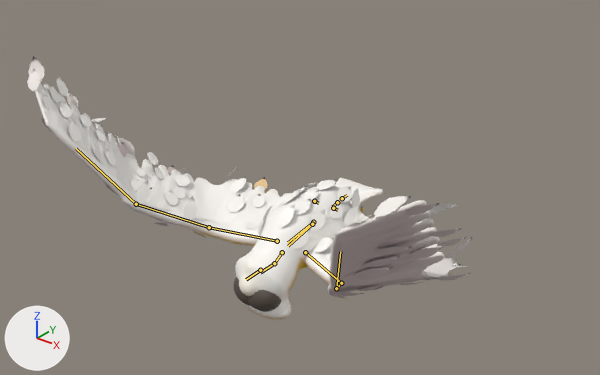
An edit to the glTF model game/art/models/barn_owl.glb, drawn before and after from the same camera.
The view is the same before and after, from a 50 mm camera at (0.824, -1.069, 1.271) aimed at (0.012, -0.055, 0.642). The axes (+X, +Y, +Z) are drawn at lower left. The lights are the same throughout. The older version comes first. Both versions are drawn at frame 10 of the action 'fidget'; the numbers are the values there. The bones that bend it are drawn over the model as lines.

Objects in the first picture: 'barn_owl_movie'.
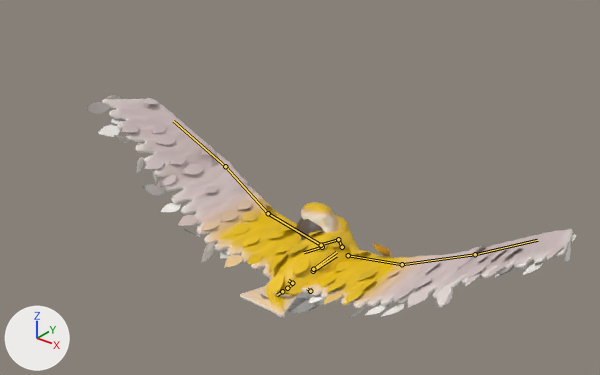
Boxes [x1, y1, x2, y2] around the edits, measured in the pictures (600 x 375 px):
```json
{"object": "barn_owl_movie", "change": "posed", "before": [27, 56, 472, 319], "after": [85, 96, 576, 318], "on screen": "10% wider, 16% shorter"}
{"bone": "root", "before": "(313, 222) to (288, 242)", "after": "(313, 271) to (336, 255)"}
{"bone": "neck", "before": "(282, 252) to (274, 263)", "after": "(342, 247) to (338, 239)"}
{"bone": "head", "before": "(274, 263) to (260, 272)", "after": "(338, 239) to (321, 244)"}
{"bone": "wing_upper.L", "before": "(277, 241) to (209, 227)", "after": "(321, 245) to (268, 213)"}
{"bone": "wing_lower.L", "before": "(209, 227) to (136, 204)", "after": "(268, 213) to (225, 166)"}
{"bone": "wing_hand.L", "before": "(136, 204) to (76, 148)", "after": "(225, 166) to (173, 121)"}
{"bone": "wing_upper.R", "before": "(305, 252) to (341, 283)", "after": "(348, 255) to (402, 264)"}
{"bone": "wing_lower.R", "before": "(341, 283) to (336, 288)", "after": "(402, 264) to (475, 254)"}
{"bone": "wing_hand.R", "before": "(336, 288) to (340, 251)", "after": "(475, 254) to (537, 240)"}
```

Scene script edits in JSON lines:
```json
{"block": "bone_root", "where": "bone_root = bpy.data.objects['barn_owl_rig'].pose.bones['root']"}
{"op": "set", "path": "bone_root.location", "old": "(0.0, 0.0, 0.097)", "new": "(0.0, 0.0, -0.008)"}
{"op": "set", "path": "bone_root.rotation_quaternion", "old": "(0.07, -0.987, 0.0, 0.0)", "new": "(1.0, 0.0, 0.0, 0.0)", "note": "degrees (-172, 0, 0) -> degrees (0, 0, 0)"}
{"block": "bone_neck", "where": "bone_neck = bpy.data.objects['barn_owl_rig'].pose.bones['neck']  # child of 'chest'"}
{"op": "set", "path": "bone_neck.rotation_quaternion", "old": "(0.994, 0.112, 0.0, 0.0)", "new": "(0.9, 0.011, 0.005, 0.435)", "note": "degrees (13, 0, 0) -> degrees (1, 0, 52)"}
{"block": "bone_head", "where": "bone_head = bpy.data.objects['barn_owl_rig'].pose.bones['head']  # child of 'neck'"}
{"op": "set", "path": "bone_head.rotation_quaternion", "old": "(1.0, -0.012, 0.0, 0.0)", "new": "(0.66, -0.008, -0.009, 0.751)", "note": "degrees (-1, 0, 0) -> degrees (-1, 0, 97)"}
{"block": "bone_wing_upper_l", "where": "bone_wing_upper_l = bpy.data.objects['barn_owl_rig'].pose.bones['wing_upper.L']  # child of 'chest'"}
{"op": "set", "path": "bone_wing_upper_l.rotation_quaternion", "old": "(0.966, -0.08, 0.02, -0.246)", "new": "(0.994, 0.112, 0.0, 0.0)", "note": "degrees (-9, 0, -29) -> degrees (13, 0, 0)"}
{"block": "bone_wing_lower_l", "where": "bone_wing_lower_l = bpy.data.objects['barn_owl_rig'].pose.bones['wing_lower.L']  # child of 'wing_upper.L'"}
{"op": "set", "path": "bone_wing_lower_l.rotation_quaternion", "old": "(0.962, -0.231, 0.035, -0.145)", "new": "(0.994, 0.105, 0.0, 0.0)", "note": "degrees (-27, 0, -17) -> degrees (12, 0, 0)"}
{"block": "bone_wing_hand_l", "where": "bone_wing_hand_l = bpy.data.objects['barn_owl_rig'].pose.bones['wing_hand.L']  # child of 'wing_lower.L'"}
{"op": "set", "path": "bone_wing_hand_l.rotation_quaternion", "old": "(0.977, -0.187, 0.019, -0.098)", "new": "(0.995, 0.1, 0.0, 0.0)", "note": "degrees (-22, 0, -11) -> degrees (12, 0, 0)"}
{"block": "bone_wing_upper_r", "where": "bone_wing_upper_r = bpy.data.objects['barn_owl_rig'].pose.bones['wing_upper.R']  # child of 'chest'"}
{"op": "set", "path": "bone_wing_upper_r.rotation_quaternion", "old": "(0.966, -0.08, -0.02, 0.246)", "new": "(0.994, 0.112, 0.0, 0.0)", "note": "degrees (-9, 0, 29) -> degrees (13, 0, 0)"}
{"block": "bone_wing_lower_r", "where": "bone_wing_lower_r = bpy.data.objects['barn_owl_rig'].pose.bones['wing_lower.R']  # child of 'wing_upper.R'"}
{"op": "set", "path": "bone_wing_lower_r.rotation_quaternion", "old": "(0.962, -0.231, -0.035, 0.145)", "new": "(0.994, 0.105, 0.0, 0.0)", "note": "degrees (-27, 0, 17) -> degrees (12, 0, 0)"}
{"block": "bone_wing_hand_r", "where": "bone_wing_hand_r = bpy.data.objects['barn_owl_rig'].pose.bones['wing_hand.R']  # child of 'wing_lower.R'"}
{"op": "set", "path": "bone_wing_hand_r.rotation_quaternion", "old": "(0.977, -0.187, -0.019, 0.098)", "new": "(0.995, 0.1, 0.0, 0.0)", "note": "degrees (-22, 0, 11) -> degrees (12, 0, 0)"}
```
